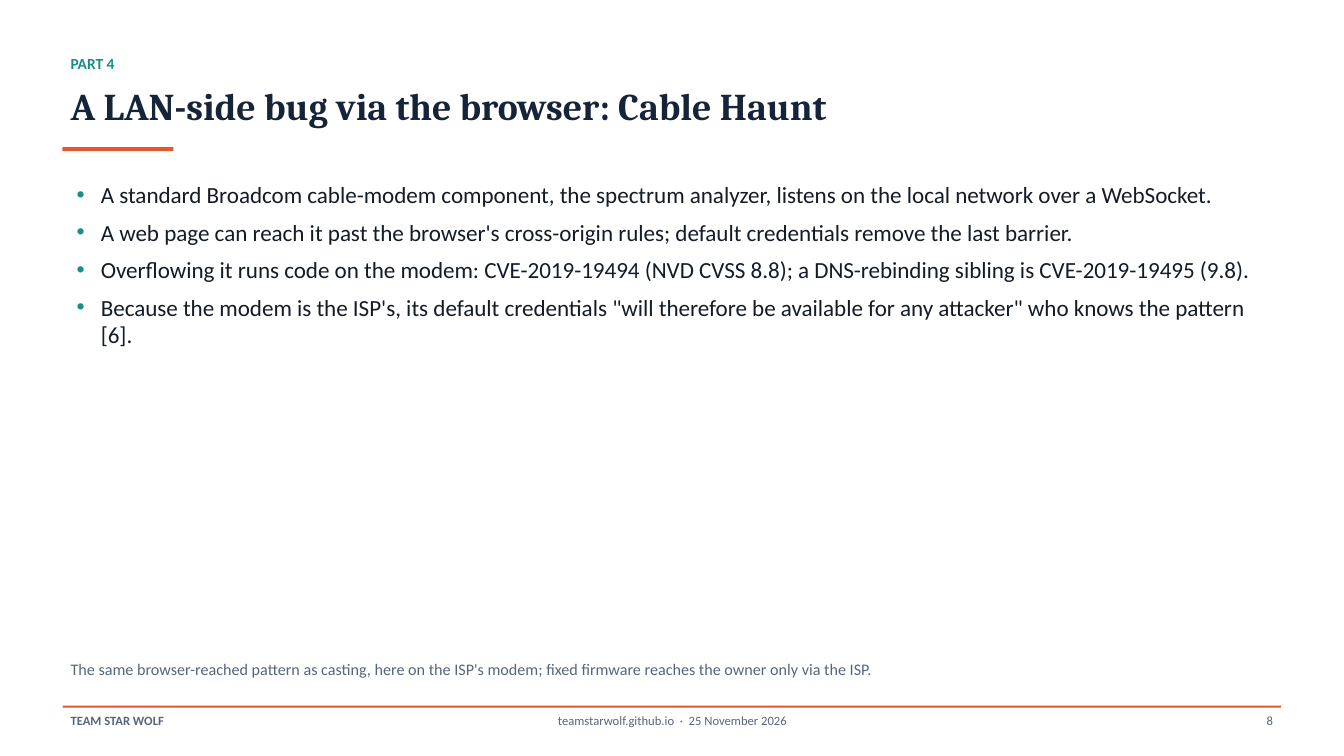
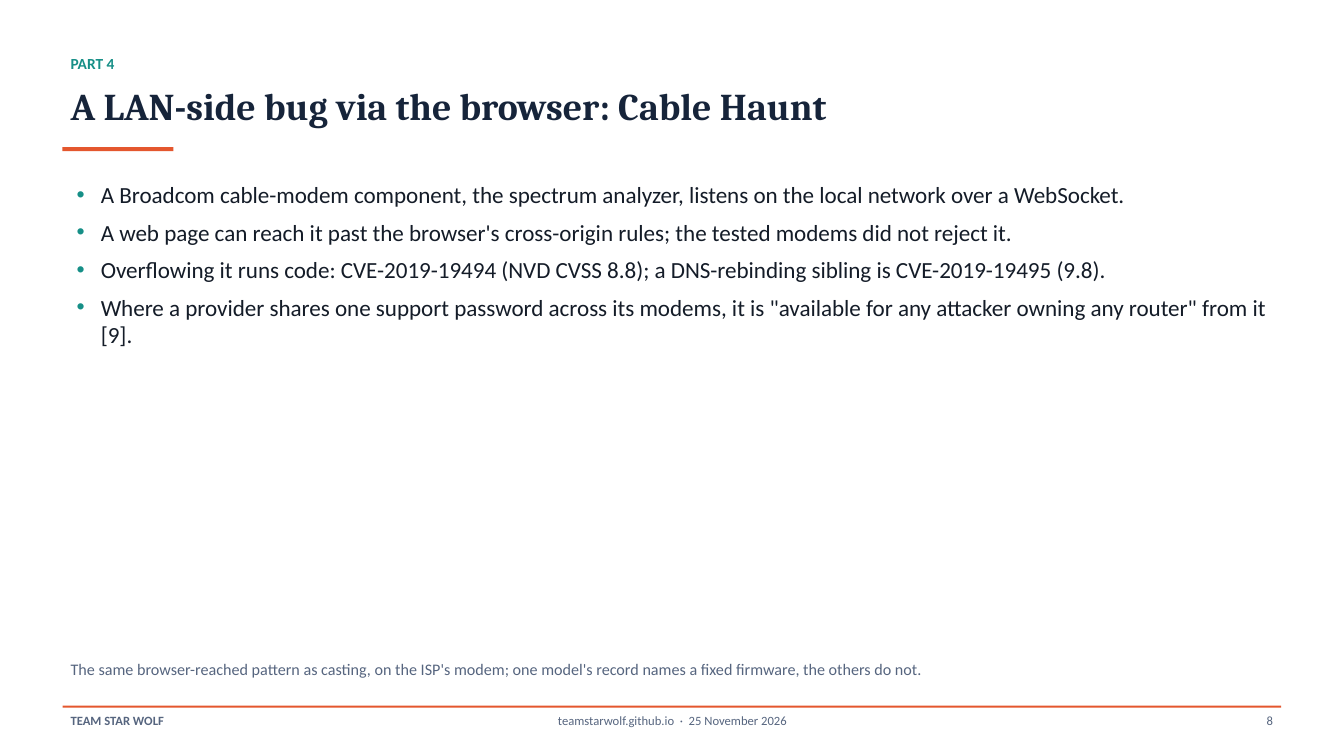
Before and after one commit to TeamStarWolf/TeamStarWolf, a slide deck: slide 8 of case-studies/slides/ISP_Gateway_Home_Network_Case_Study.pptx. Drawn at 1344x756 pixels with LibreOffice and Linux fonts; fonts in the diff are those of the drawing. Boxes give left, top, right and bottom in pixels: in the first picture for what was removed or moved away, otherwise in the second. Text is boxed around its words. In the diff, an @@ line names an element or a change of style, - is before the commit and + after.

```diff
--- a/case-studies/slides/ISP_Gateway_Home_Network_Case_Study.pptx
+++ b/case-studies/slides/ISP_Gateway_Home_Network_Case_Study.pptx
@@ text at [101,187,1266,346]: text changed @@
-• A standard Broadcom cable-modem component, the spectrum analyzer, listens on the local network over a WebSocket.
-• A web page can reach it past the browser's cross-origin rules; default credentials remove the last barrier.
-• Overflowing it runs code on the modem: CVE-2019-19494 (NVD CVSS 8.8); a DNS-rebinding sibling is CVE-2019-19495 (9.8).
-• Because the modem is the ISP's, its default credentials "will therefore be available for any attacker" who knows the pattern [6].
+• A Broadcom cable-modem component, the spectrum analyzer, listens on the local network over a WebSocket.
+• A web page can reach it past the browser's cross-origin rules; the tested modems did not reject it.
+• Overflowing it runs code: CVE-2019-19494 (NVD CVSS 8.8); a DNS-rebinding sibling is CVE-2019-19495 (9.8).
+• Where a provider shares one support password across its modems, it is "available for any attacker owning any router" from it [9].
@@ text at [71,664,921,678]: text changed @@
-The same browser-reached pattern as casting, here on the ISP's modem; fixed firmware reaches the owner only via the ISP.
+The same browser-reached pattern as casting, on the ISP's modem; one model's record names a fixed firmware, the others do not.
```
Also in this commit, not shown: 13 other slides changed, 7 other files.
